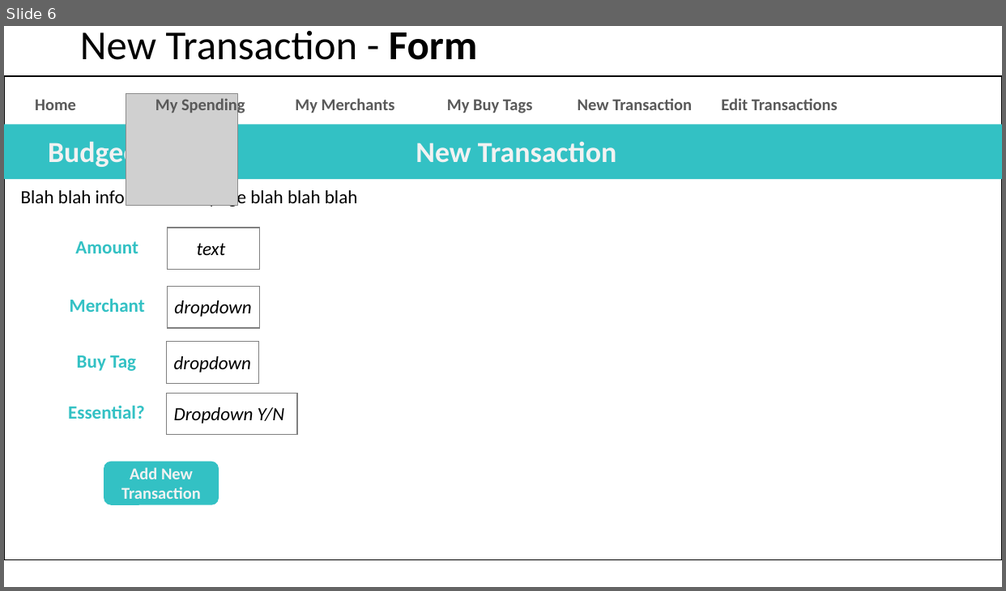
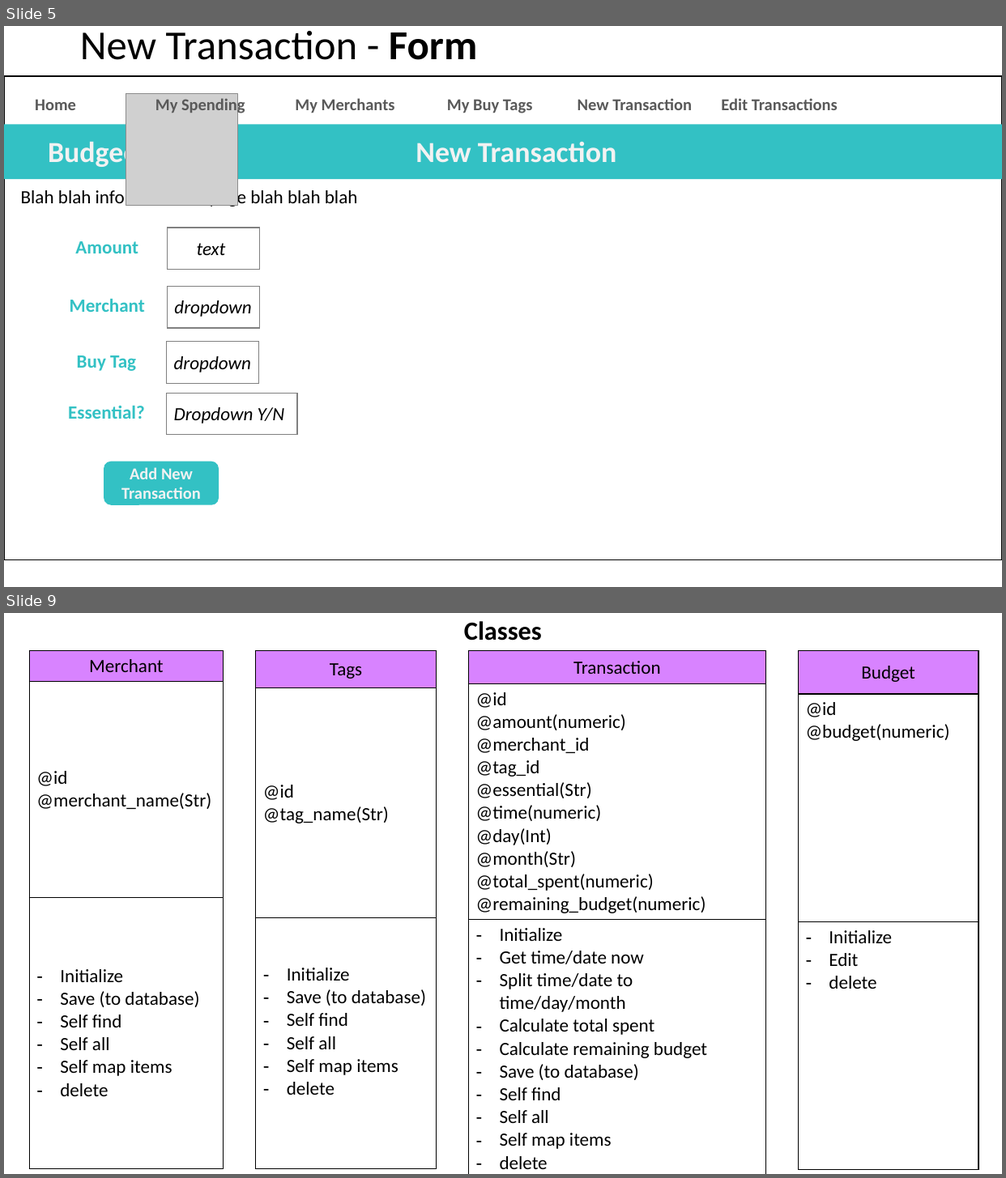
Before and after one commit to catf62/Budgee, a slide deck: Plans_Project_Management/Budget_App_Plan_08Nov2018.pptx. Shown one above the other, each under a label of ours: slide 6 before the commit, slides 5 and 9 after it; the slides between them are not shown. The pictures are 1006x591 and 1006x1178 pixels, drawn with LibreOffice and Linux fonts; fonts in the diff are those of the drawing; grey boxes stand for pictures. Boxes give left, top, right and bottom in pixels: in the first picture for what was removed or moved away, otherwise in the second. Text is boxed around its words. In the diff, an @@ line names an element or a change of style, - is before the commit and + after.

Commit message:
save and self.find methods for merchant class passed

```diff
--- a/Plans_Project_Management/Budget_App_Plan_08Nov2018.pptx
+++ b/Plans_Project_Management/Budget_App_Plan_08Nov2018.pptx
@@ slide 9 added at bbox=[4, 613, 1002, 1174], background #FFFFFF @@
@@ title added at bbox=[464, 621, 542, 641], 25.2 pt, text #000000, bold @@
+Classes
@@ table added at bbox=[29, 651, 224, 1169], 3 rows, 1 columns @@
+Merchant
+@id / @merchant_name(Str)
+Initialize / Save (to database) / Self find / Self all / Self map items / delete
@@ table added at bbox=[256, 651, 436, 1169], 3 rows, 1 columns @@
+Tags
+@id / @tag_name(Str)
+Initialize / Save (to database) / Self find / Self all / Self map items / delete
@@ table added at bbox=[469, 651, 766, 1173], 3 rows, 1 columns @@
+Transaction
+@id / @amount(numeric) / @merchant_id / @tag_id / @essential(Str) / @time(numeric) / @day(Int) / @month(Str) / @total_spent(numeric) / @remaining_budget(numeric)
+Initialize / Get time/date now / Split time/date to time/day/month / Calculate total spent / Calculate remaining budget / Save (to database) / Self find / Self all / Self map items / delete
@@ table added at bbox=[799, 651, 978, 1170], 3 rows, 1 columns @@
+Budget
+@id / @budget(numeric)
+Initialize / Edit / delete
@@ what was slide 6 is now slide 5 @@
```
Also in this commit, not shown: 1 slide changed, 3 other slides added, 4 other files.
